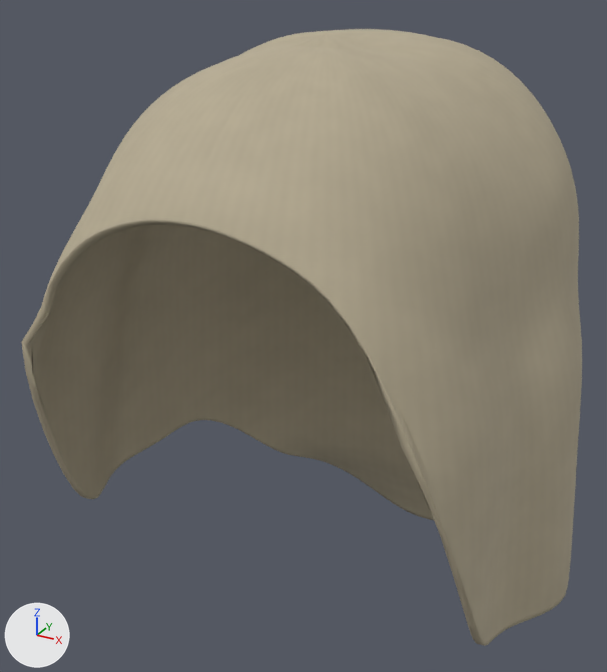
An edit to the glTF model assets/characters/realistic/aita/headscarf/headscarf.glb, drawn before and after from the same camera.
One viewpoint serves both versions: a camera (50 mm lens) standing at (0.123, -0.29, 1.623) and looking at (-0.021, -0.028, 1.492). The axes (+X, +Y, +Z) are drawn at lower left. The lights are the same throughout. The older version comes first.

Names of what the first picture shows: 'Garment_headscarf'.
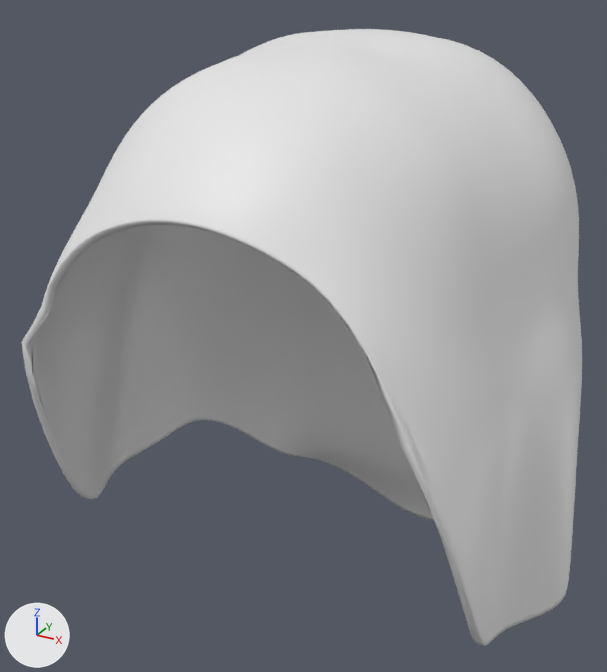
Location of each change, (x1, y1, x2, y2) in pixels of the pictures (607 x 672 px):
'Garment_headscarf', recoloured (beige to white): (21, 29, 582, 646) in both

The change, as a diff of the scene's bpy script:
```diff
--- a/assets/characters/realistic/aita/headscarf/headscarf.glb.py
+++ b/assets/characters/realistic/aita/headscarf/headscarf.glb.py
@@ me_garment_headscarf_001 @@
 me_garment_headscarf_001.from_pydata(...)  # 11522 vertices, 23040 faces; spans x -0.089..0.093, y -0.128..0.082, z 1.348..1.605
-me_garment_headscarf_001.materials.append(mat_aita_headscarf)
```
